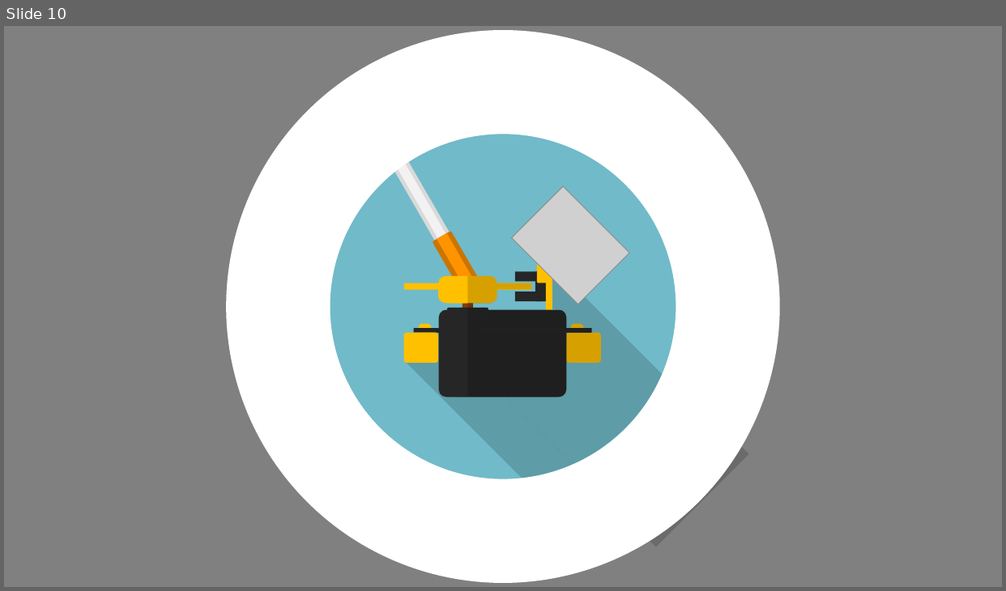
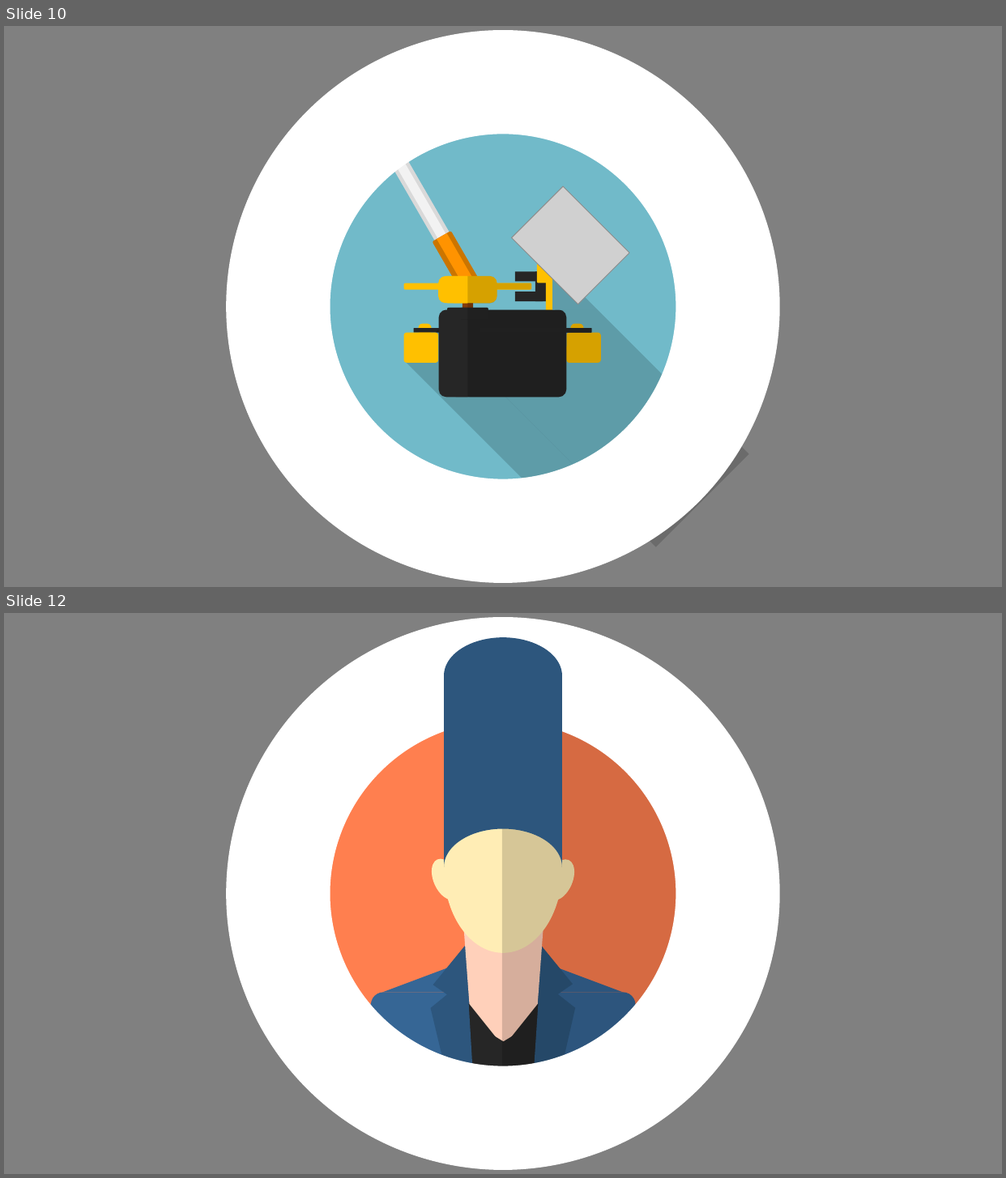
Before and after one commit to CCinCapital/myICONs, a slide deck: Icons.pptx. Shown one above the other, each under a label of ours: slide 10 before the commit, slides 10 and 12 after it; the slides between them are not shown. The pictures are 1006x591 and 1006x1178 pixels, drawn with LibreOffice and Linux fonts; fonts in the diff are those of the drawing; grey boxes stand for pictures. Boxes give left, top, right and bottom in pixels: in the first picture for what was removed or moved away, otherwise in the second. Text is boxed around its words. In the diff, an @@ line names an element or a change of style, - is before the commit and + after.

```diff
--- a/Icons.pptx
+++ b/Icons.pptx
@@ slide 12 added at (4, 613, 1002, 1174), background #808080 @@
@@ flow chart online storage added at (444, 637, 562, 867), fill #2D567D @@
@@ ellipse added at (278, 669, 728, 1118), outline #FFFFFF 100 pt @@
@@ ellipse added at (326, 717, 680, 1071), fill #FF7F4F @@
@@ rectangle added at (503, 728, 701, 1067), fill #000000 at 16% opacity @@
@@ ellipse added at (444, 784, 562, 953), fill #FFEDB5 @@
@@ chord (boxed as its full ellipse) added at (426, 854, 466, 905), fill #FFEDB5 @@
@@ chord (boxed as its full ellipse) added at (540, 855, 580, 905), fill #FFEDB5 @@
@@ trapezoid added at (463, 925, 543, 1069), fill #FFD0BA @@
@@ group added at (411, 943, 595, 1083): 4 triangles @@
@@ group added at (356, 959, 650, 1110): 4 right triangles, 1 rounded rectangle @@
@@ triangle added at (444, 996, 475, 1121), fill #2D567D @@
@@ triangle added at (530, 993, 564, 1118), fill #2D567D @@
@@ chevron added at (468, 1003, 539, 1114), fill #262626 @@
@@ chevron added at (488, 1033, 519, 1053), fill #262626 @@
```
Also in this commit, not shown: 2 other slides added, 2 other files.
